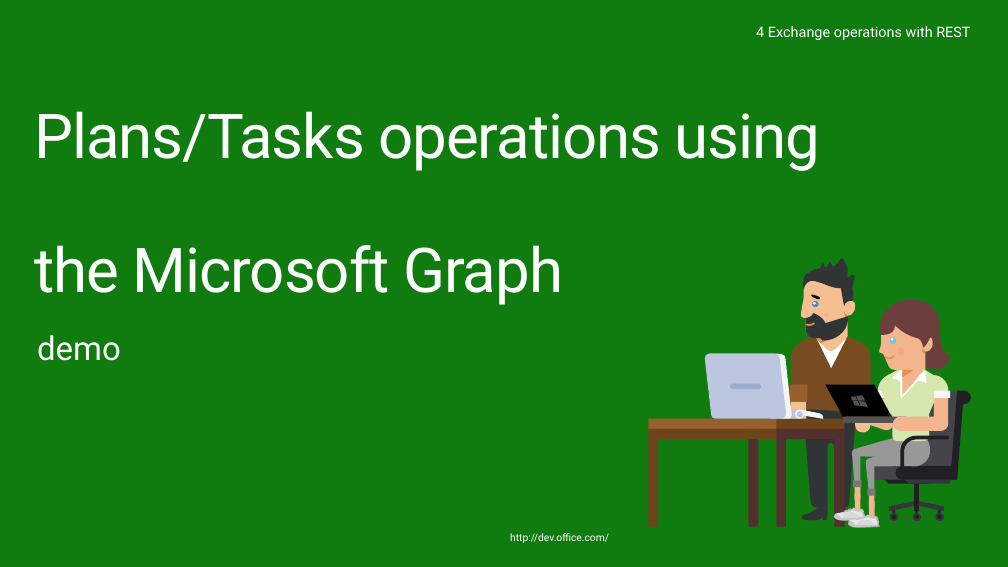
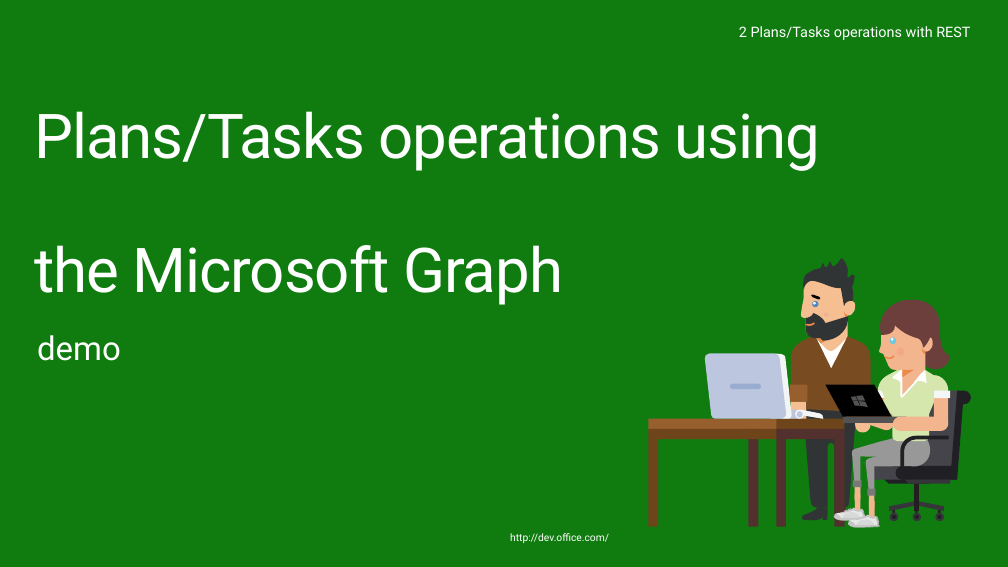
Before and after one commit to OfficeDev/TrainingContent, a slide deck: slide 18 of O3653/O3653-15 Microsoft Graph for Planner and Tasks/O3653-15 Deep Dive into Office 365 APIs for Plan and Task.pptx (slide 23 before the commit). Drawn at 1008x567 pixels with LibreOffice and Linux fonts; fonts in the diff are those of the drawing; background and template pictures are left out. Boxes give left, top, right and bottom in pixels: in the first picture for what was removed or moved away, otherwise in the second. Text is boxed around its words. In the diff, an @@ line names an element or a change of style, - is before the commit and + after.

Commit message:
O3653-15 Microsoft Graph for Planner and Tasks: Moved REST operations section before batching section in slide deck.

```diff
--- a/O3653/O3653-15 Microsoft Graph for Planner and Tasks/O3653-15 Deep Dive into Office 365 APIs for Plan and Task.pptx
+++ b/O3653/O3653-15 Microsoft Graph for Planner and Tasks/O3653-15 Deep Dive into Office 365 APIs for Plan and Task.pptx
@@ text at [739, 26, 970, 40]: text changed @@
-4 Exchange operations with REST
+2 Plans/Tasks operations with REST
```
Also in this commit, not shown: 8 other slides changed.
